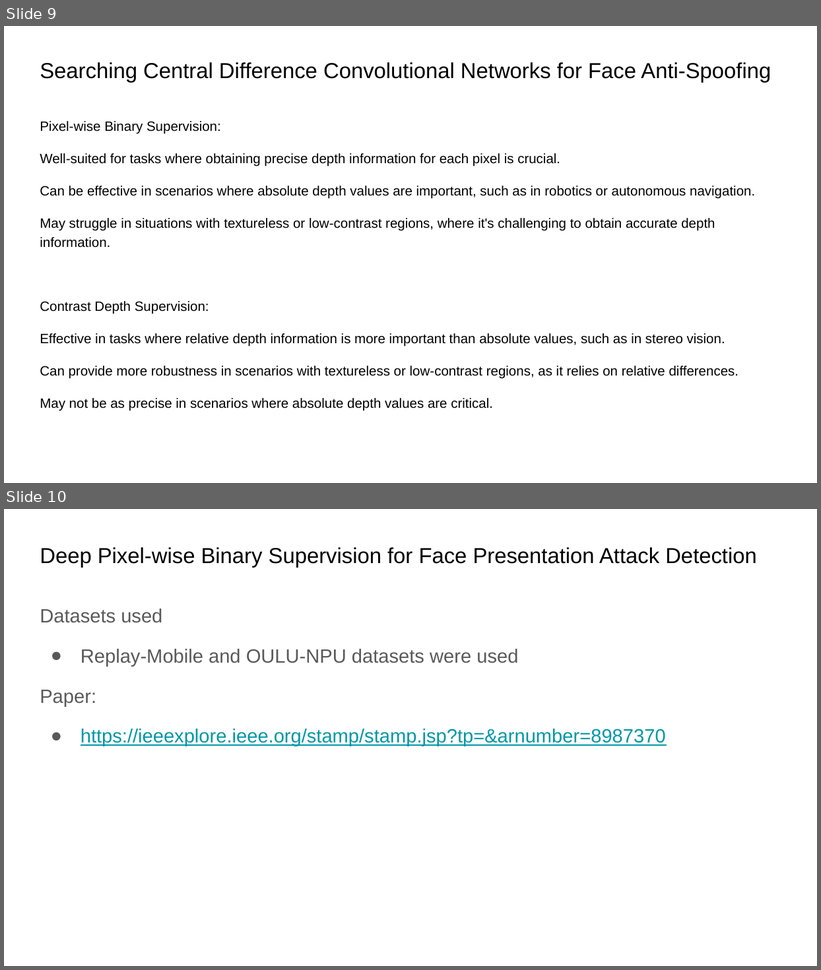
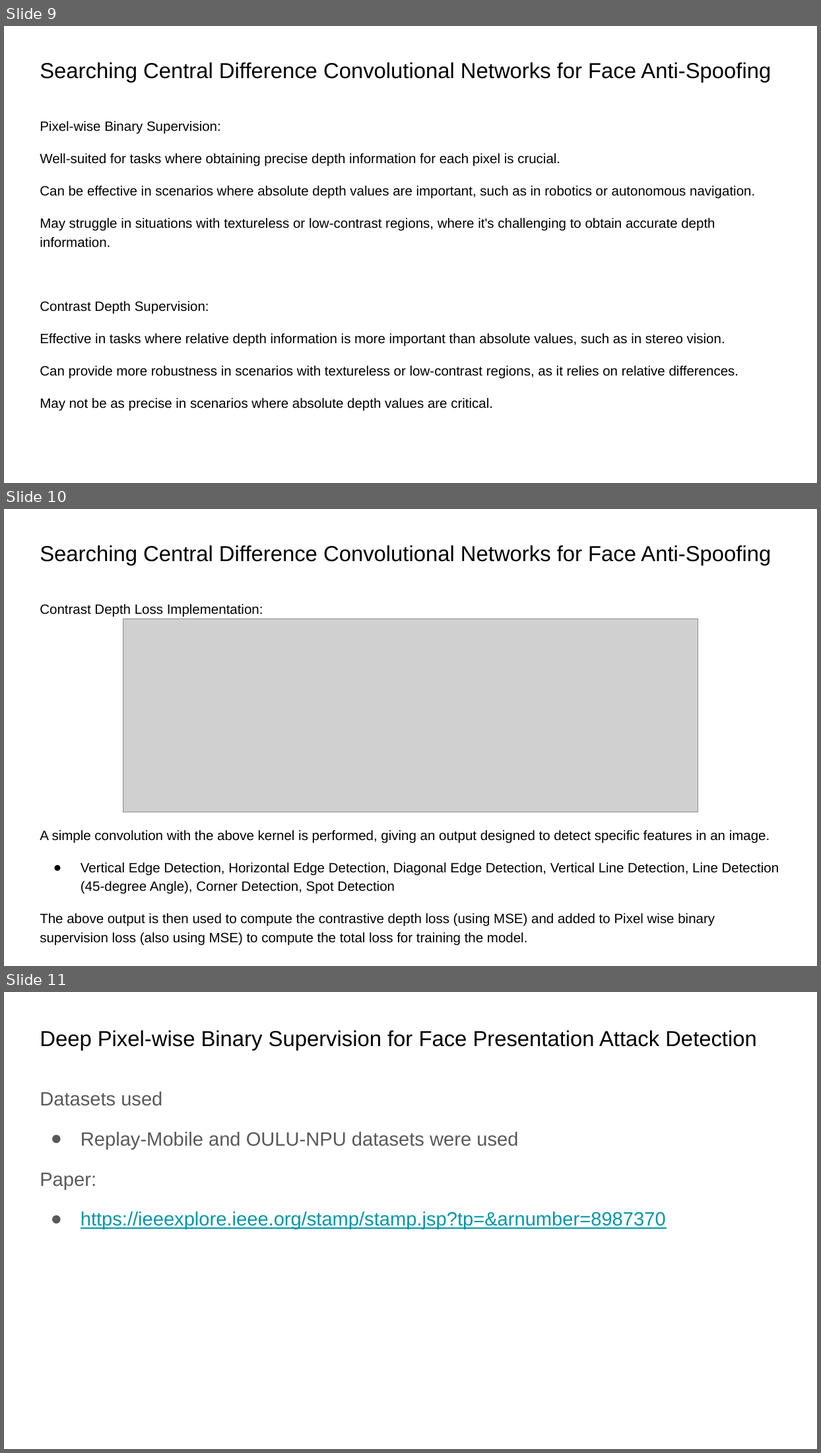
Before and after one commit to D10752002/BTP-Face-Anti-Spoofing, a slide deck: PPTs/Face Anti-Spoofing presentation - BTP work status pre-mid sem.pptx. Shown one above the other, each under a label of ours: slides 9 and 10 before the commit, slides 9, 10 and 11 after it. The pictures are 821x970 and 821x1453 pixels, drawn with LibreOffice and Linux fonts; fonts in the diff are those of the drawing; grey boxes stand for pictures. Boxes give left, top, right and bottom in pixels: in the first picture for what was removed or moved away, otherwise in the second. Text is boxed around its words. In the diff, an @@ line names an element or a change of style, - is before the commit and + after.

```diff
--- a/PPTs/Face Anti-Spoofing presentation - BTP work status pre-mid sem.pptx
+++ b/PPTs/Face Anti-Spoofing presentation - BTP work status pre-mid sem.pptx
@@ slide 10 added at box(4, 509, 817, 966), background #FFFFFF @@
@@ title added at box(40, 545, 771, 566), 19.2 pt, text #000000 @@
+Searching Central Difference Convolutional Networks for Face Anti-Spoofing
@@ text added at box(40, 604, 780, 945), 12.1 pt, text #000000 @@
+Contrast Depth Loss Implementation:
+A simple convolution with the above kernel is performed, giving an output designed to detect specific features in an image.
+● Vertical Edge Detection, Horizontal Edge Detection, Diagonal Edge Detection, Vertical Line Detection, Line Detection (45-degree Angle), Corner Detection, Spot Detection
+The above output is then used to compute the contrastive depth loss (using MSE) and added to Pixel wise binary supervision loss (also using MSE) to compute the total loss for training the model.
@@ picture added at box(123, 619, 698, 813) @@
@@ what was slide 10 is now slide 11 @@
```
Also in this commit, not shown: 8 slides changed, 3 other slides added.
